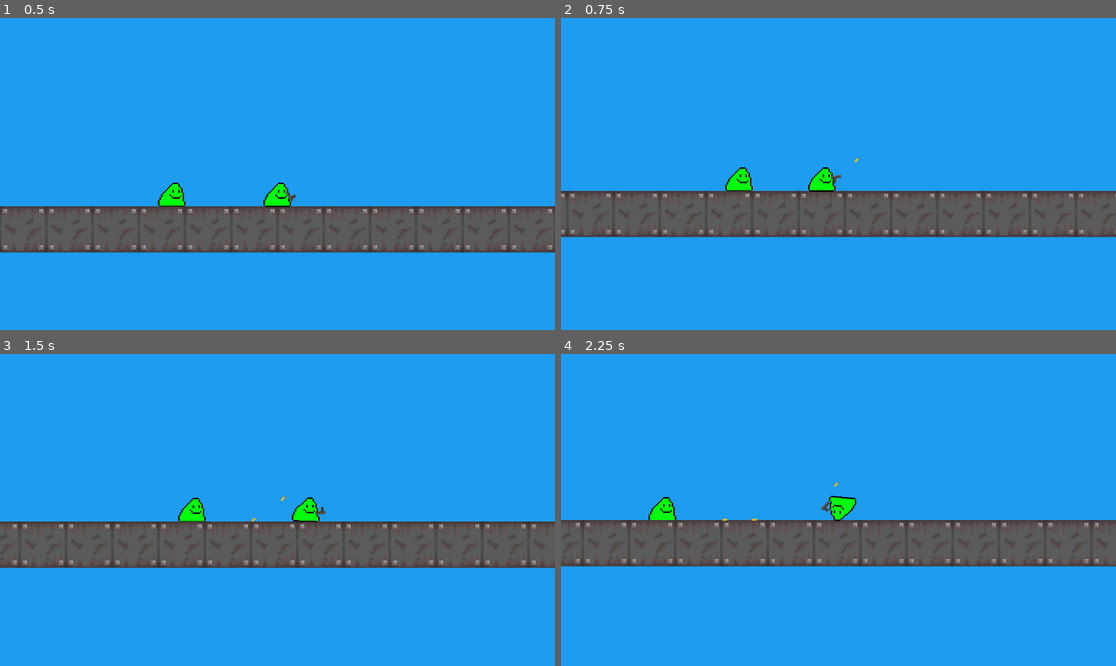
Above: before the commit, frames 1-4 (two rows, left to right).
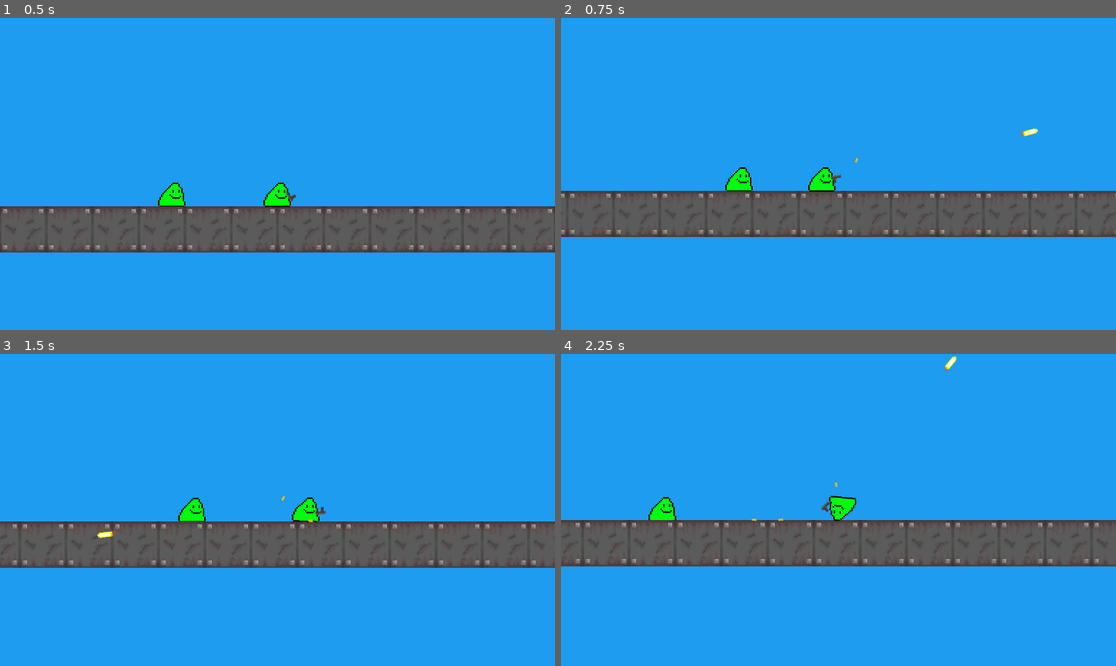
Above: after the commit, the same moments.

Repository: a0fefd/blobs-with-guns-remastered
Game: Godot game, scene res://scenes/levels/world.tscn
Same seed, same stepped clock (60 frames per second), same inputs: the game is played once before the commit and once after it.
Inputs (mouse positions are in pixels of both pictures, inside the frame that each line leads up to):
- Up to frame 1 (0.5 s): no input
- Up to frame 2 (0.75 s): move the mouse to (960, 158) at 0.52 s; click (960, 158) at 0.6 s
- Up to frame 3 (1.5 s): move the mouse to (166, 525) at 1.27 s; click (166, 525) at 1.35 s
- Up to frame 4 (2.25 s): move the mouse to (894, 441) at 2.02 s; click (894, 441) at 2.1 s

Frame 1 is identical in both runs. In frame 2, less than 0.1% of the frame differs, in the area x 52-86%, y 35-47%; in frame 3, less than 0.1%; in frame 4, less than 0.1%, in the area x 28-72%, y 0-54%.

Commit message:
Add bullets that shoot

Diff:
--- a/scenes/guns/bullet.tscn
+++ b/scenes/guns/bullet.tscn
@@ -1,14 +1,17 @@
-[gd_scene load_steps=3 format=3 uid="uid://c17xtf87860pg"]
+[gd_scene load_steps=4 format=3 uid="uid://c17xtf87860pg"]
 
 [ext_resource type="Texture2D" uid="uid://b8js0ayt0tve6" path="res://sprites/guns/bullets.png" id="1_ixjkk"]
+[ext_resource type="Script" path="res://scripts/bullet.gd" id="1_ucfla"]
 
 [sub_resource type="CapsuleShape2D" id="CapsuleShape2D_7imty"]
-radius = 4.0
-height = 26.0
+radius = 2.0
+height = 14.0
 
 [node name="Bullet" type="Area2D"]
+script = ExtResource("1_ucfla")
 
 [node name="Sprite2D" type="Sprite2D" parent="."]
+scale = Vector2(0.5, 0.5)
 texture = ExtResource("1_ixjkk")
 vframes = 8
 
--- /dev/null
+++ b/scripts/bullet.gd
@@ -0,0 +1,8 @@
+extends Area2D
+
+
+@export var speed = 1000
+
+
+func _process(delta):
+	position += Vector2(speed, 0).rotated(rotation) * delta
--- a/scripts/gun.gd
+++ b/scripts/gun.gd
@@ -5,9 +5,11 @@
 @export var eject_force = Vector2(0, -10000)
 @export var shell_spin = 1
 @export var shell = preload("res://scenes/guns/shell.tscn")
+@export var bullet = preload("res://scenes/guns/bullet.tscn")
 
 @onready var animation_player = get_node("AnimationPlayer")
 @onready var shell_pos = get_node("Sprite2D/ShellPos")
+@onready var barrel_end = get_node("Sprite2D/BarrelEnd")
 
 var world
 
@@ -19,6 +21,7 @@
 		fired.emit(-Vector2(recoil, 0).rotated(rotation))
 		animation_player.play("shoot")
 		eject_shell()
+		create_bullet()
 
 	look_at(get_global_mouse_position())
 
@@ -26,5 +29,11 @@
 func eject_shell():
 	var shell_inst = shell.instantiate()
 	world.add_child(shell_inst)
-	shell_inst.global_position = shell_pos.global_position
+	shell_inst.global_transform = shell_pos.global_transform
 	shell_inst.apply_force(eject_force, Vector2.RIGHT * shell_spin)
+
+
+func create_bullet():
+	var bullet_inst = bullet.instantiate()
+	world.add_child(bullet_inst)
+	bullet_inst.global_transform = barrel_end.global_transform
